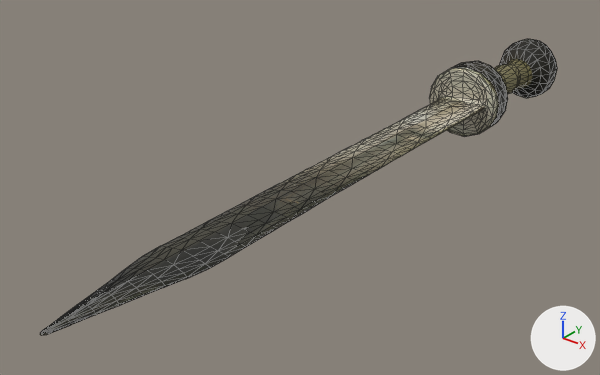
A saved change to the glTF model data/models/sword1.glb.
One viewpoint serves both versions: a camera (50 mm lens) standing at (0.69, -1.197, 0.469) and looking at (0.071, -0.423, -0.011). The lights are fixed; the arrows at lower right show +X, +Y and +Z. The first picture is the older version. Mesh edges are drawn as thin lines. Where no turn or scale is listed for an object, it has been applied to the vertices. Vertices at exactly the same position are counted once.

In view in the first picture: 'tripo_node_a8d80c73.001'.
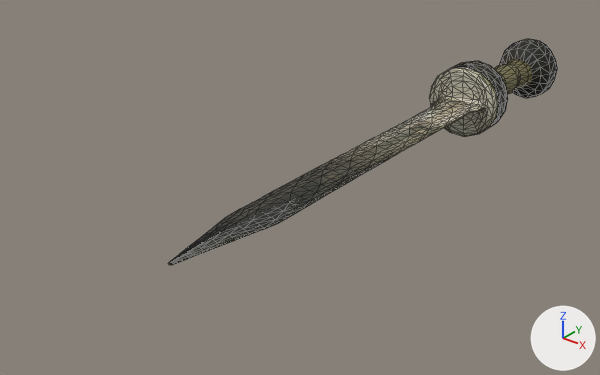
Commit message: Short sword is shorter

What differs and where, as boxes [x1, y1, x2, y2] in the pictures (600 x 375 px; the box of a moved part takes in the faces that stretch with it):
'tripo_node_a8d80c73.001', reshaped (25% narrower, 24% shorter)
    before: [40, 39, 557, 335]
    after: [168, 39, 557, 265]
part 1 of me_tripo_mesh_a8d80c73_001, moved or reshaped
    before: [40, 102, 480, 335]
    after: [168, 102, 480, 265]

The edits, one by one:
me_tripo_mesh_a8d80c73_001 is used by ob_tripo_node_a8d80c73_001; location (0.1347, -0.3411, 0.0314).
me_tripo_mesh_a8d80c73_001 had 988 vertices, 1972 faces and spanned x -0.059..0.055, y -0.526..0.512, z -0.055..0.055.
me_tripo_mesh_a8d80c73_001 now has 988 vertices, 1972 faces and spans x -0.059..0.055, y -0.372..0.512, z -0.055..0.055.
me_tripo_mesh_a8d80c73_001 part 1: all 492 vertices in x -0.041..0.041, y -0.526..0.202, z -0.007..0.007 are scaled about their middle by 0.79, then moved by (0.0, 0.077, 0.0).
